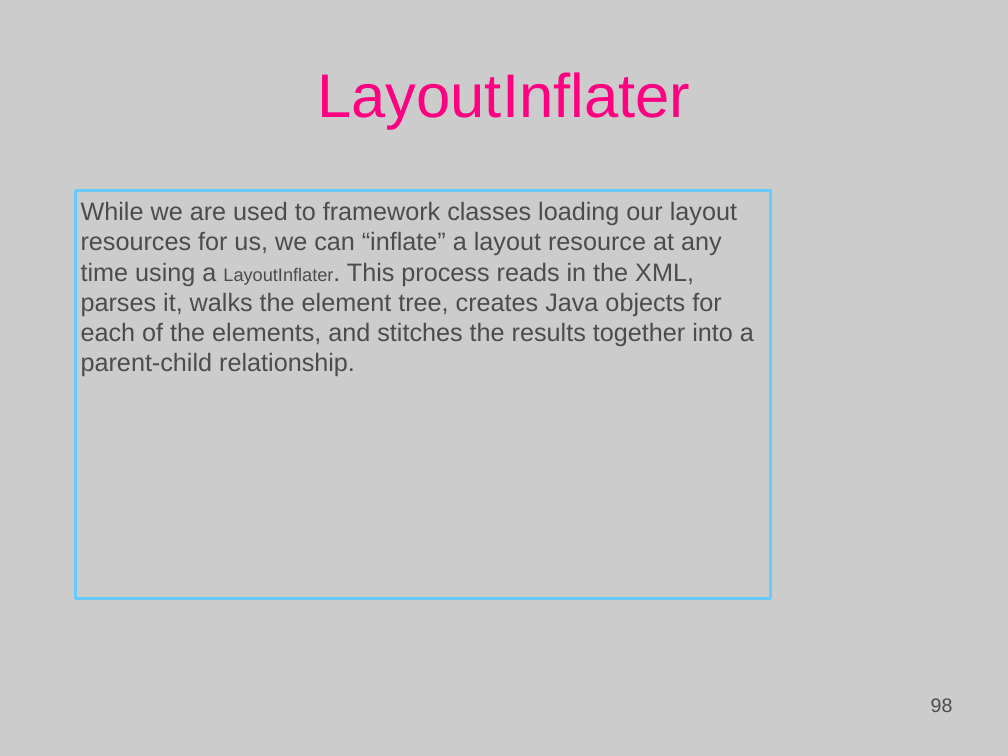
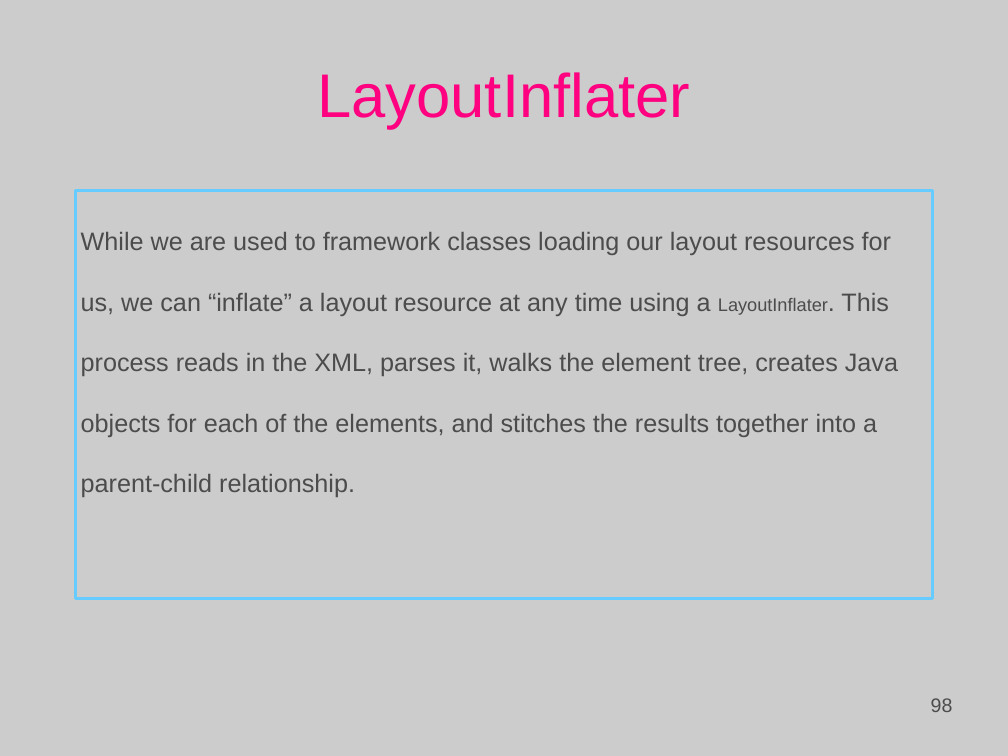
Before and after one commit to Basis-Android-Training/basis-android-training, a slide deck: slide 98 of Batch 12/Course lectures.ppt. Drawn at 1008x756 pixels with LibreOffice and Linux fonts; fonts in the diff are those of the drawing; background and template pictures are left out. Boxes give left, top, right and bottom in pixels: in the first picture for what was removed or moved away, otherwise in the second. Text is boxed around its words. In the diff, an @@ line names an element or a change of style, - is before the commit and + after.

```diff
--- a/Batch 12/Course lectures.ppt
+++ b/Batch 12/Course lectures.ppt
@@ text "While we are used to ...": place and size @@
-text "While we are used to ..." at bbox=[76, 191, 770, 599]
+text "While we are used to ..." at bbox=[76, 191, 932, 599]
@@ text "While we are used to ..." at bbox=[76, 191, 932, 599]: line spacing 1 to 2 @@
```
Also in this commit, not shown: 1 other slide changed, 18 slides added, 12 other files.
